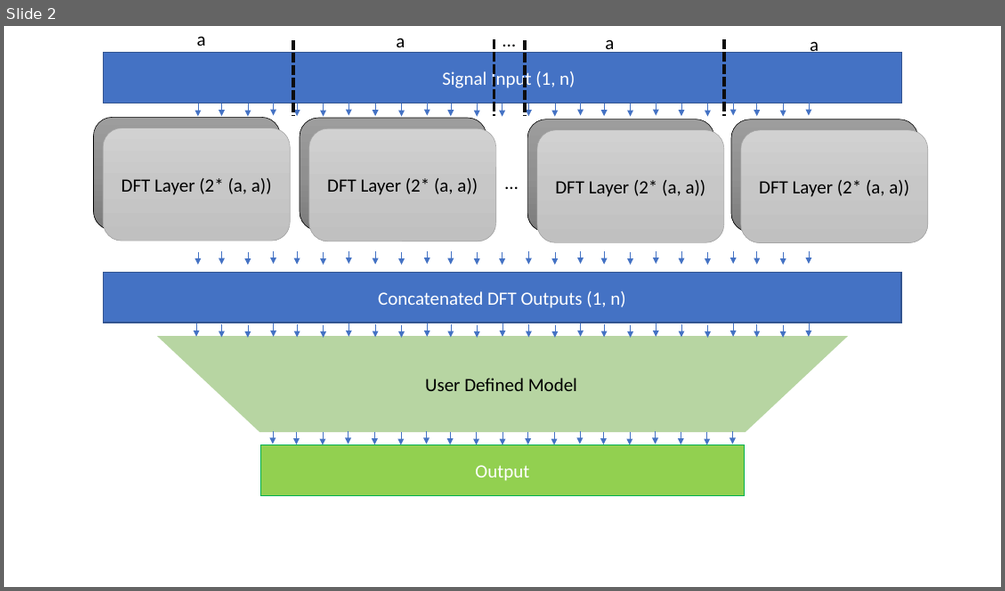
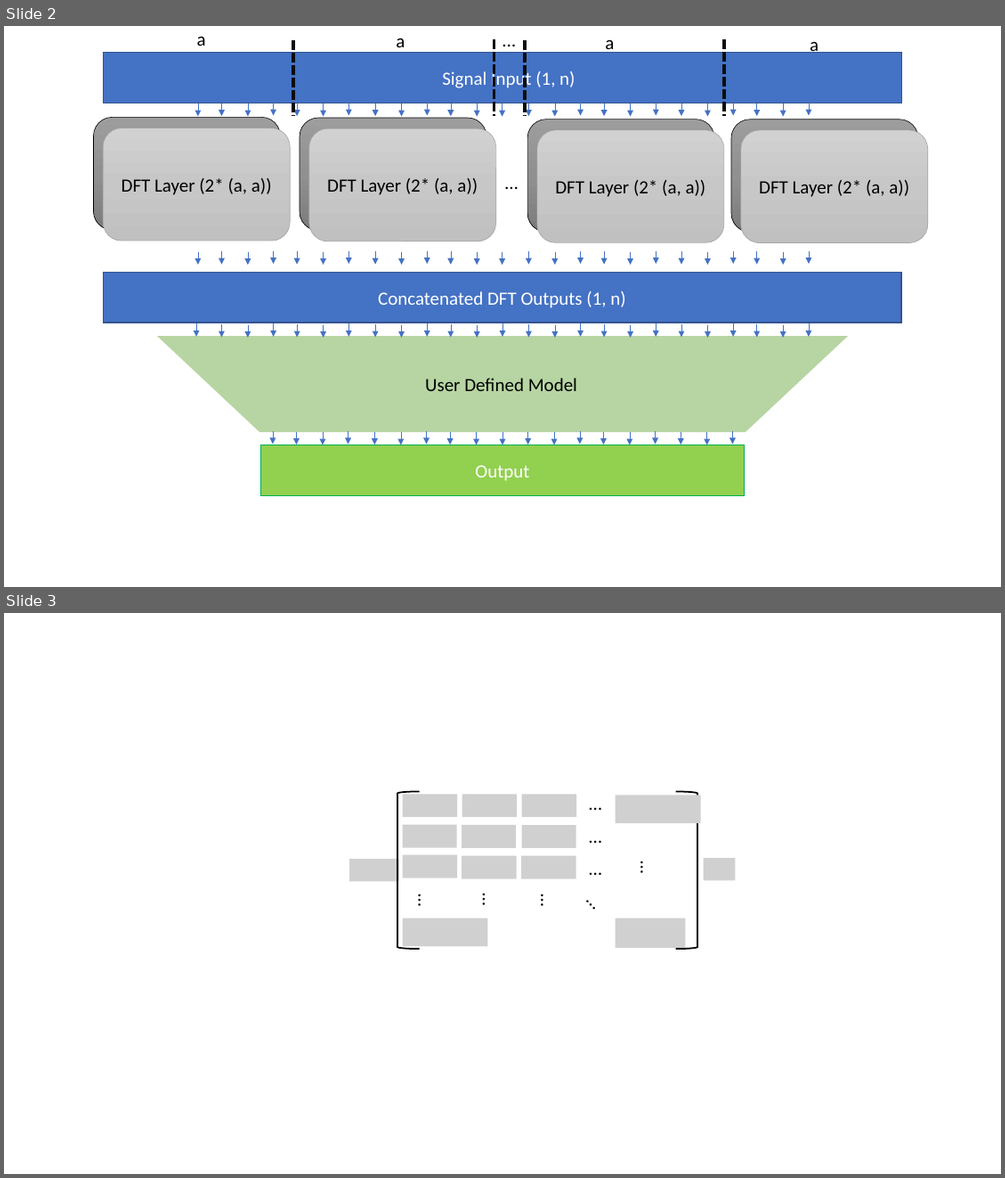
Before and after one commit to OisinWatkins/Intelligent_Signal_Reader, a slide deck: Diagrams.pptx. Shown one above the other, each under a label of ours: slide 2 before the commit, slides 2 and 3 after it. The pictures are 1005x591 and 1005x1178 pixels, drawn with LibreOffice and Linux fonts; fonts in the diff are those of the drawing; grey boxes stand for pictures. Boxes give left, top, right and bottom in pixels: in the first picture for what was removed or moved away, otherwise in the second. Text is boxed around its words. In the diff, an @@ line names an element or a change of style, - is before the commit and + after.

```diff
--- a/Diagrams.pptx
+++ b/Diagrams.pptx
@@ slide 3 added at [4,613,1001,1174], background #FFFFFF @@
@@ left bracket added at [397,792,419,949], outline #000000 1.5 pt @@
@@ picture added at [403,794,457,817] @@
@@ picture added at [462,794,517,817] @@
@@ picture added at [522,794,577,817] @@
@@ text added at [582,788,610,818], 18 pt, text #000000 @@
+…
@@ picture added at [615,795,701,823] @@
@@ right bracket added at [676,792,697,949], outline #000000 1.5 pt @@
@@ picture added at [403,825,457,848] @@
@@ picture added at [461,825,517,848] @@
@@ picture added at [522,825,577,848] @@
@@ text added at [582,821,610,851], 18 pt, text #000000 @@
+…
@@ picture added at [349,859,399,882] @@
@@ picture added at [403,854,457,877] @@
@@ picture added at [461,856,517,879] @@
@@ picture added at [521,856,576,879] @@
@@ text added at [582,853,610,883], 18 pt, text #000000 @@
+…
@@ text added at [633,853,663,882], 18 pt, text #000000 @@
+…
@@ picture added at [704,858,736,880] @@
@@ text added at [411,886,441,915], 18 pt, text #000000 @@
+…
@@ text added at [475,885,505,914], 18 pt, text #000000 @@
+…
@@ text added at [534,886,563,915], 18 pt, text #000000 @@
+…
@@ text added at [574,880,616,922], 18 pt, text #000000 @@
+…
@@ picture added at [403,918,488,947] @@
@@ picture added at [615,918,686,948] @@
```
Also in this commit, not shown: 1 other file.
